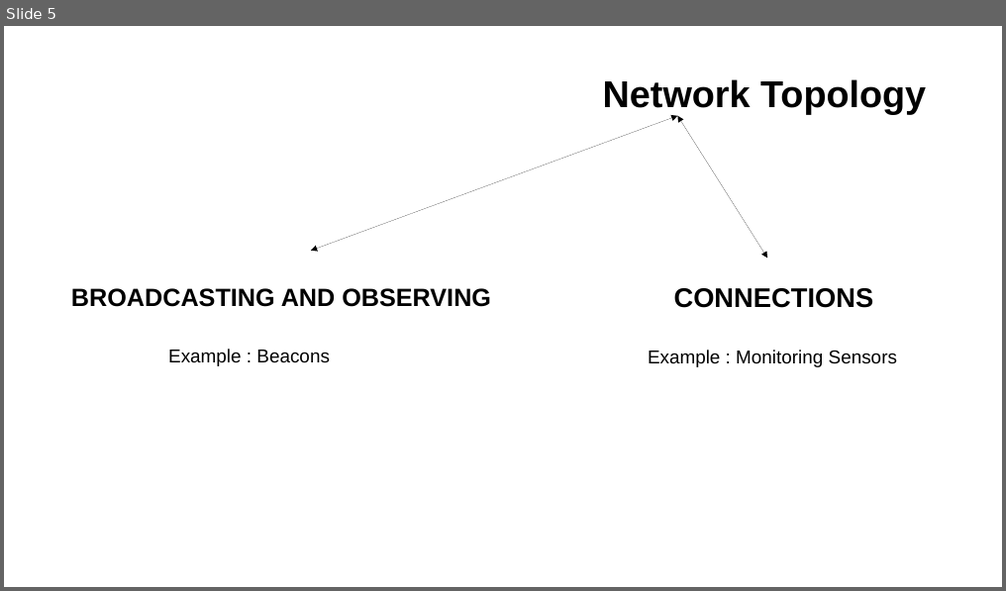
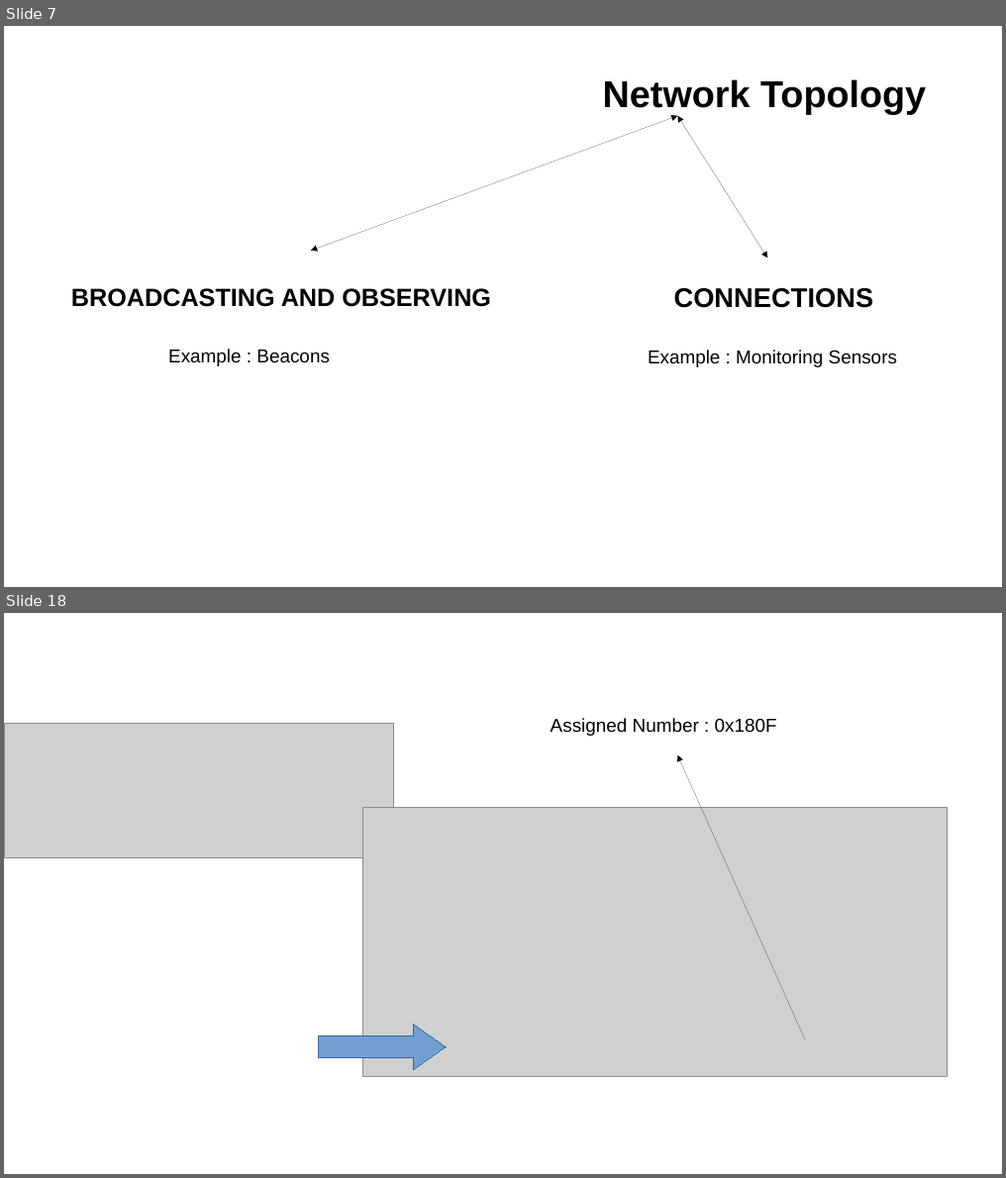
Before and after one commit to tuttyfrutyee/2019_staj, a slide deck: finalSunum/finalSunumKuartis.odp. Shown one above the other, each under a label of ours: slide 5 before the commit, slides 7 and 18 after it; the slides between them are not shown. The pictures are 1006x591 and 1006x1178 pixels, drawn with LibreOffice and Linux fonts; fonts in the diff are those of the drawing; grey boxes stand for pictures; background and template pictures are left out. Boxes give left, top, right and bottom in pixels: in the first picture for what was removed or moved away, otherwise in the second. Text is boxed around its words. In the diff, an @@ line names an element or a change of style, - is before the commit and + after.

```diff
--- a/finalSunum/finalSunumKuartis.odp
+++ b/finalSunum/finalSunumKuartis.odp
@@ slide 18 added at [4, 613, 1002, 1174], background #FFFFFF @@
@@ picture added at [4, 724, 393, 859] @@
@@ text added at [550, 718, 777, 736], 18 pt, text #000000 @@
+Assigned Number : 0x180F
@@ arrow added from (805, 1040) to (678, 756), #000000 0 pt @@
@@ picture added at [363, 808, 947, 1077] @@
@@ right arrow added at [319, 1025, 446, 1069], fill #729FCF, outline #3465A4 0 pt @@
@@ what was slide 5 is now slide 7 @@
```
Also in this commit, not shown: 1 slide changed, 20 other slides added.
